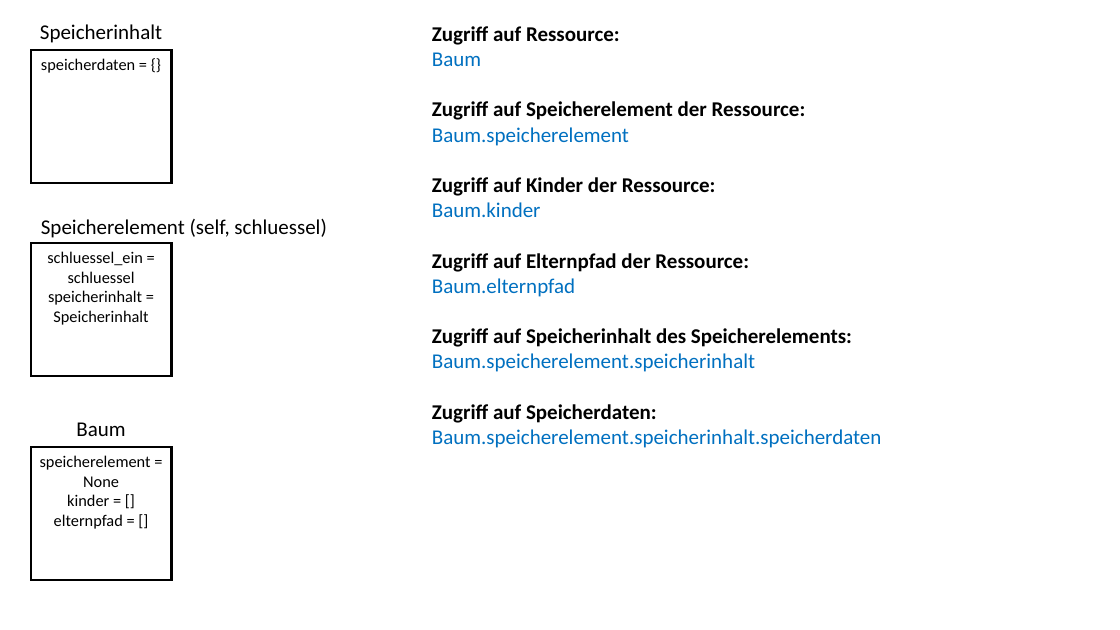
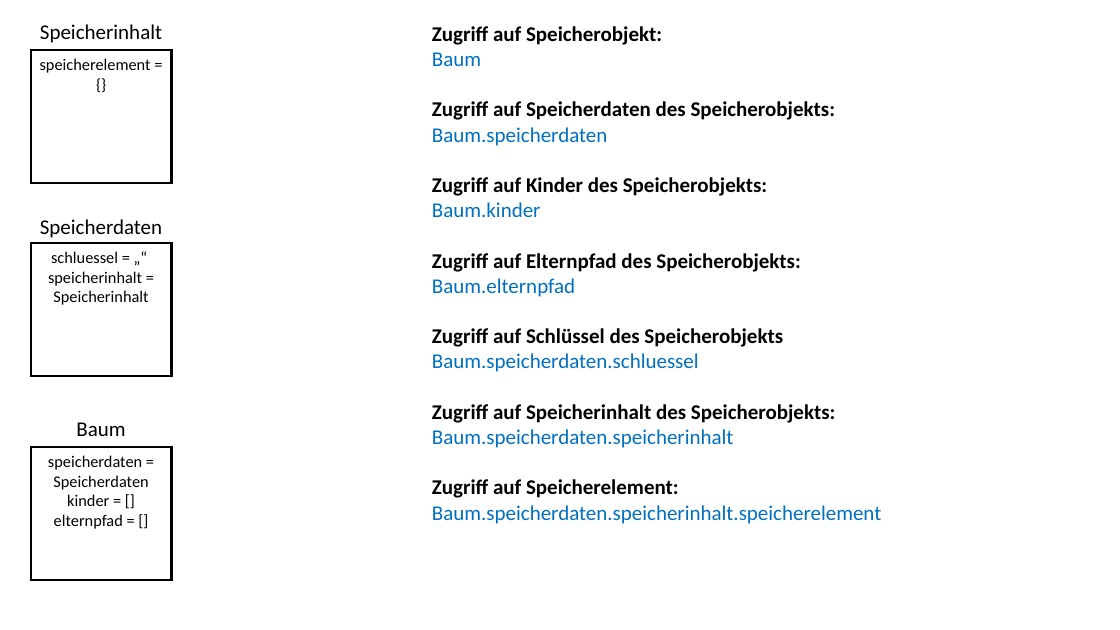
Before and after one commit to StefSchneider/Unternehmensfaehigkeiten, a slide deck: slide 2 of Dokumentation/Grafiken Unternehmensfähigkeiten.pptx. Drawn at 1120x630 pixels with LibreOffice and Linux fonts; fonts in the diff are those of the drawing. Boxes give left, top, right and bottom in pixels: in the first picture for what was removed or moved away, otherwise in the second. Text is boxed around its words. In the diff, an @@ line names an element or a change of style, - is before the commit and + after.

```diff
--- a/Dokumentation/Grafiken Unternehmensfähigkeiten.pptx
+++ b/Dokumentation/Grafiken Unternehmensfähigkeiten.pptx
@@ text at <box>432,26,662,45</box>: text changed @@
-Zugriff auf Ressource:
+Zugriff auf Speicherobjekt:
@@ text added at <box>40,58,151,73</box>, 14 pt, text #000000 @@
+speicherelement = {}
@@ text at <box>432,101,835,196</box>: text changed @@
-Zugriff auf Speicherelement der Ressource:
-Baum.speicherelement
-Zugriff auf Kinder der Ressource:
+Zugriff auf Speicherdaten des Speicherobjekts:
+Baum.speicherdaten
+Zugriff auf Kinder des Speicherobjekts:
@@ text at <box>40,219,162,238</box>: text changed; size 14 to 18 pt @@
-speicherdaten = {}
+Speicherdaten
@@ text removed at <box>41,219,326,238</box> @@
-Speicherelement (self, schluessel)
@@ text at <box>51,251,118,263</box>: text changed @@
-schluessel_ein = schluessel
+schluessel = „“
@@ text at <box>432,253,800,272</box>: text changed @@
-Zugriff auf Elternpfad der Ressource:
+Zugriff auf Elternpfad des Speicherobjekts:
@@ text at <box>432,328,881,524</box>: text changed @@
-Zugriff auf Speicherinhalt des Speicherelements:
-Baum.speicherelement.speicherinhalt
-Zugriff auf Speicherdaten:
-Baum.speicherelement.speicherinhalt.speicherdaten
+Zugriff auf Schlüssel des Speicherobjekts
+Baum.speicherdaten.schluessel
+Zugriff auf Speicherinhalt des Speicherobjekts:
+Baum.speicherdaten.speicherinhalt
+Zugriff auf Speicherelement:
+Baum.speicherdaten.speicherinhalt.speicherelement
@@ text at <box>48,455,148,490</box>: text changed @@
-speicherelement = None
+speicherdaten = Speicherdaten
```
Also in this commit, not shown: 1 other slide changed, 2 other files.
